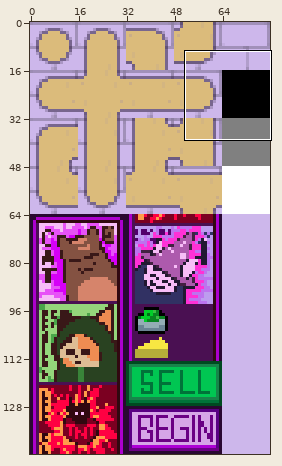
Two states of a sprite sheet, resources/images/gui/map/tiles25.png. Above: a wide view before the commit, with the close-up outlined.
Close-up. First the earlier version:
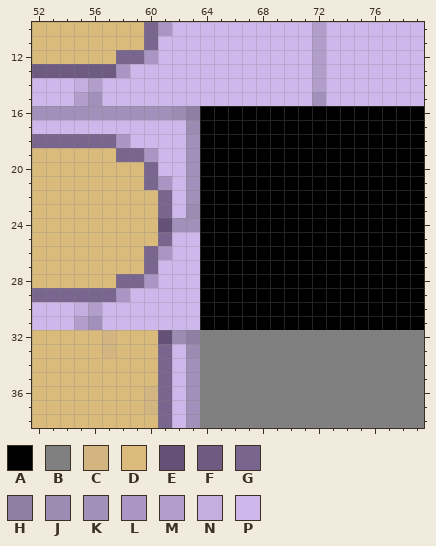
The file is 80x144 pixels. Colours within 5 levels of each other are drawn and written as one. Shown: x 52..79, y 10..38.
Palette (. is transparent): A #000000  B #808080  C #d3b581  D #dbbb7b  E #635177  F #6d5b82  G #78668e  H #8e7fa3  J #9c8cb3  K #a190b9  L #aa96c4  M #b19ecb  N #c3aee0  P #cdb7eb
Pixels before, first column x 52:
10 DDDDDDDDGLPPPPPPPPPPMPPPPPPP
11 DDDDDDDDGPPPPPPPPPPPMPPPPPPP
12 DDDDDDGGLPPPPPPPPPPPMPPPPPPP
13 FFFFFFLPPPPPPPPPPPPPMPPPPPPP
14 PPPNMPPPPPPPPPPPPPPPMPPPPPPP
15 PPPMKPPPPPPPPPPPPPPPKPPPPPPP
16 KKKKKKKKKKJHAAAAAAAAAAAAAAAA
17 PPPPPPPPPPPJAAAAAAAAAAAAAAAA
18 GGGGGGLPPPPKAAAAAAAAAAAAAAAA
19 DDDDDDGGLPPKAAAAAAAAAAAAAAAA
20 DDDDDDDDGPPKAAAAAAAAAAAAAAAA
21 DDDDDDDDGLPKAAAAAAAAAAAAAAAA
22 DDDDDDDDDGPKAAAAAAAAAAAAAAAA
23 DDDDDDDDDGPJAAAAAAAAAAAAAAAA
24 DDDDDDDDDEKKAAAAAAAAAAAAAAAA
25 DDDDDDDDDGPPAAAAAAAAAAAAAAAA
26 DDDDDDDDGLPPAAAAAAAAAAAAAAAA
27 DDDDDDDDGPPPAAAAAAAAAAAAAAAA
28 DDDDDDGGLPPPAAAAAAAAAAAAAAAA
29 GGGGGGLPPPPPAAAAAAAAAAAAAAAA
30 PPPNMPPPPPPPAAAAAAAAAAAAAAAA
31 PPPMKPPPPPPPAAAAAAAAAAAAAAAA
32 DDDDDCDDDEJHBBBBBBBBBBBBBBBB
33 DDDDDCDDDGPJBBBBBBBBBBBBBBBB
34 DDDDDDDDDGPKBBBBBBBBBBBBBBBB
35 DDDDDDDDDGPKBBBBBBBBBBBBBBBB
36 DDDDDDDDCGPKBBBBBBBBBBBBBBBB
37 DDDDDDDDCGPKBBBBBBBBBBBBBBBB
38 DDDDDDDDDGPKBBBBBBBBBBBBBBBB
New version:
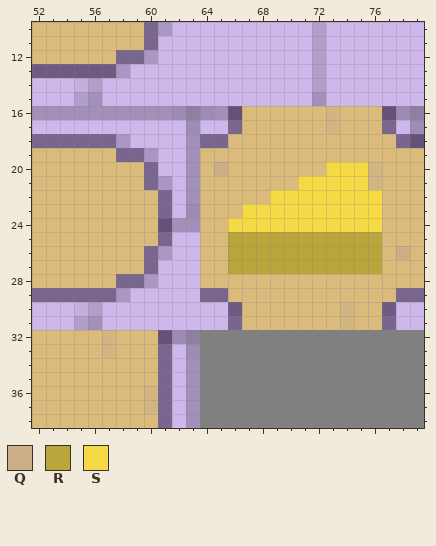
Colours new in this view: Q #cbae86  R #b9a53a  S #f6da45
Commit: Add cheese tile
The edit:
Colour A gives way to colour C in rows 16 to 17 at x 73; in rows 20 to 21 at x 76; in rows 30 to 31 at x 74.
Colour A gives way to colour D in rows 16 to 17 at x 67 to 72 and 74 to 76; in row 18 at x 66 to 77; in row 19 at x 64 to 79; in row 20 at x 64, 66 to 72 and 77 to 79; in row 21 at x 64 to 70 and 77 to 79; in row 22 at x 64 to 68 and 77 to 79.
Colour A gives way to colour D in row 23 at x 64 to 66 and 77 to 79; in rows 24 to 25 at x 64 to 65 and 77 to 79; in row 26 at x 64 to 65, 77 and 79; in row 27 at x 64 to 65 and 77 to 79; in row 28 at x 64 to 79; in row 29 at x 66 to 77.
Colour A gives way to colour D in rows 30 to 31 at x 67 to 73 and 75 to 76.
Colour A gives way to colour E in row 16 at x 66 and 77; in row 18 at x 79.
Colour A gives way to colour F in row 30 at x 66 and 77.
Colour A gives way to colour G in row 17 at x 66 and 77; in row 18 at x 64 to 65 and 78; in row 29 at x 64 to 65 and 78 to 79; in row 31 at x 66 and 77.
Colour A gives way to colour H in row 16 at x 79.
Colour A gives way to colour J in row 16 at x 64 and 78; in row 17 at x 79.
Colour A gives way to colour K in row 16 at x 65.
Colour A gives way to colour P in row 17 at x 64 to 65 and 78; in rows 30 to 31 at x 64 to 65 and 78 to 79.
Colour A gives way to colour Q in row 20 at x 65; in row 26 at x 78.
Colour A gives way to colour R in rows 25 to 27 at x 66 to 76.
Colour A gives way to colour S in row 20 at x 73 to 75; in row 21 at x 71 to 75; in row 22 at x 69 to 76; in row 23 at x 67 to 76; in row 24 at x 66 to 76.
Boxes around the changes in both close-ups, in picture pixels (x1, y1, x2, y2):
changed: (200, 106, 424, 330)
